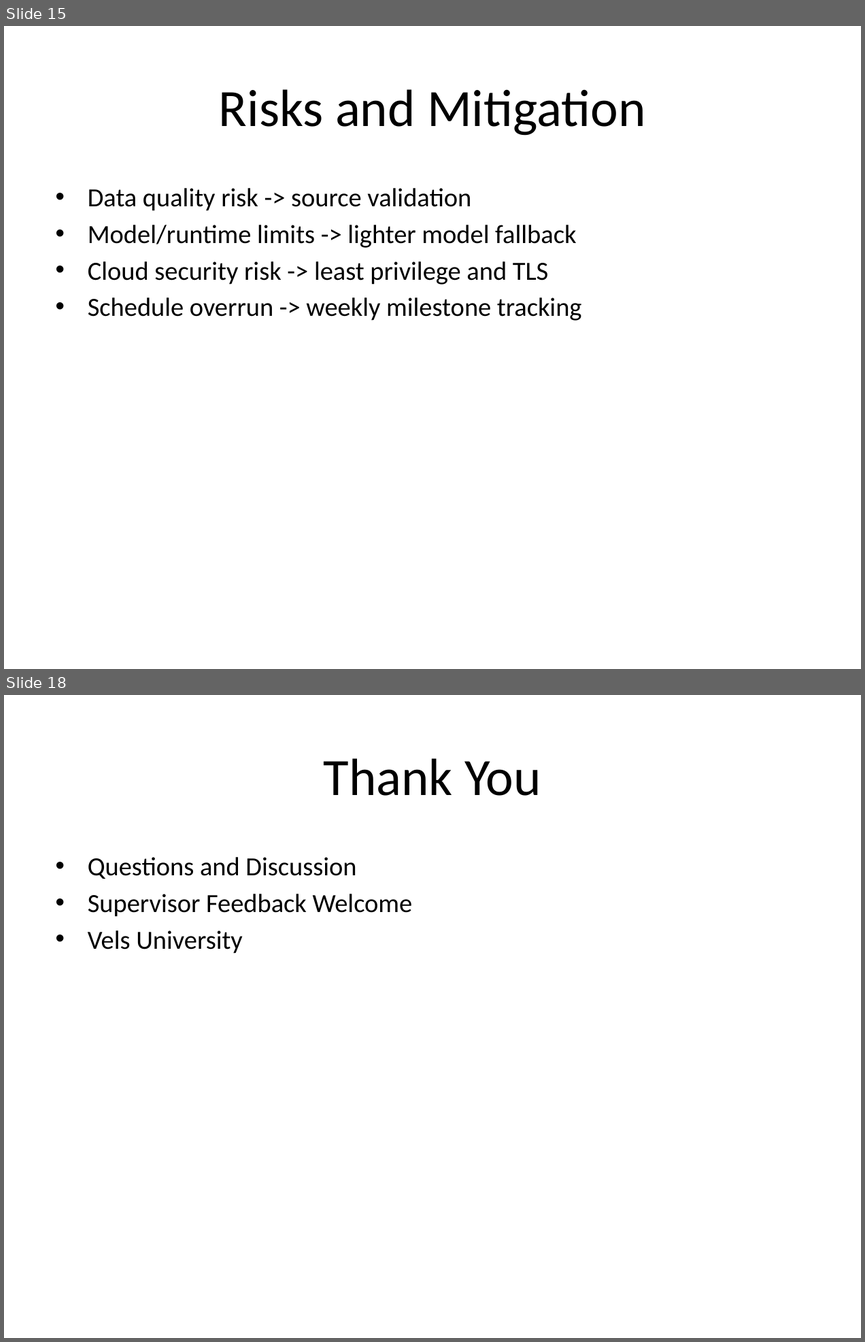
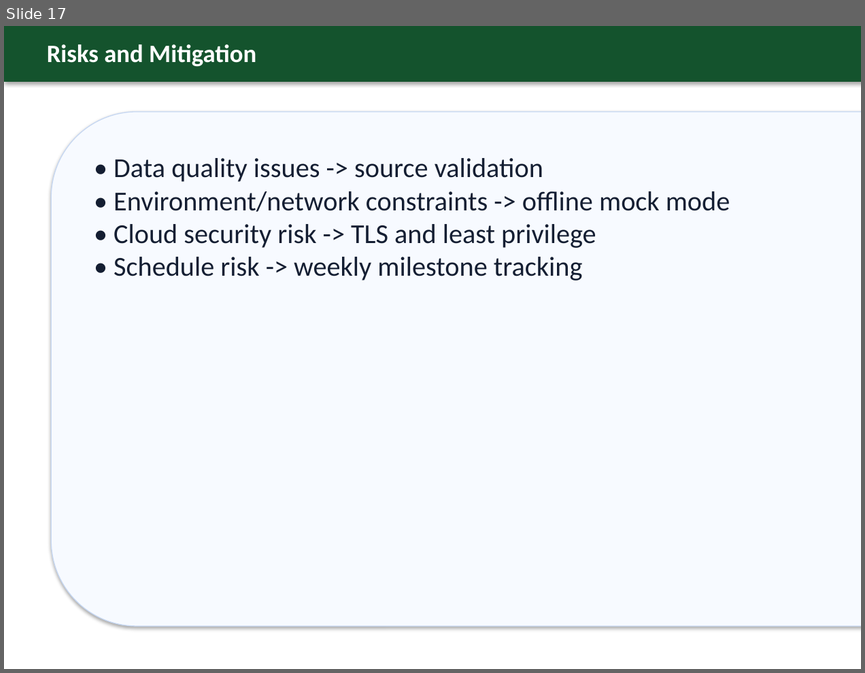
Before and after one commit to sundar0004/-Cloud-Based-RAG, a slide deck: docs/MSc_RAG_Project_Vels_University.pptx. Shown one above the other, each under a label of ours: slides 15 and 18 before the commit, slide 17 after it; the slides between them are not shown. The pictures are 865x1342 and 865x673 pixels, drawn with LibreOffice and Linux fonts; fonts in the diff are those of the drawing. Boxes give left, top, right and bottom in pixels: in the first picture for what was removed or moved away, otherwise in the second. Text is boxed around its words. In the diff, an @@ line names an element or a change of style, - is before the commit and + after.

```diff
--- a/docs/MSc_RAG_Project_Vels_University.pptx
+++ b/docs/MSc_RAG_Project_Vels_University.pptx
@@ slide 18 removed at [4,695,861,1338], background #FFFFFF @@
@@ title removed at [324,758,541,796] @@
-Thank You
@@ text removed at [88,857,413,953] @@
-• Questions and Discussion
-• Supervisor Feedback Welcome
-• Vels University
@@ what was slide 15 is now slide 17 @@
@@ slide 17 changed as well @@
@@ rectangle added at [4,26,861,82], fill #14532D @@
@@ text "Risks and Mitigation": place and size @@
-text "Risks and Mitigation" at [219,89,645,135]
+text "Risks and Mitigation" at [47,44,256,67]
@@ text "Risks and Mitigation" at [47,44,256,67]: size 44 to 21 pt, text colour #000000 to #FFFFFF, bold on; alignment centre to left; vertical alignment middle to top @@
@@ rounded rectangle added at [51,112,861,626], fill #F7FAFF, outline #C6D7F2 0.75 pt @@
@@ text at [113,158,730,280]: text changed; size 22 to 23 pt; text colour #000000 to #141E32 @@
-• Data quality risk -> source validation
-• Model/runtime limits -> lighter model fallback
-• Cloud security risk -> least privilege and TLS
-• Schedule overrun -> weekly milestone tracking
+• Data quality issues -> source validation
+• Environment/network constraints -> offline mock mode
+• Cloud security risk -> TLS and least privilege
+• Schedule risk -> weekly milestone tracking
```
Also in this commit, not shown: 5 other slides changed, 14 slides added, 12 other slides removed, 1 other file.
